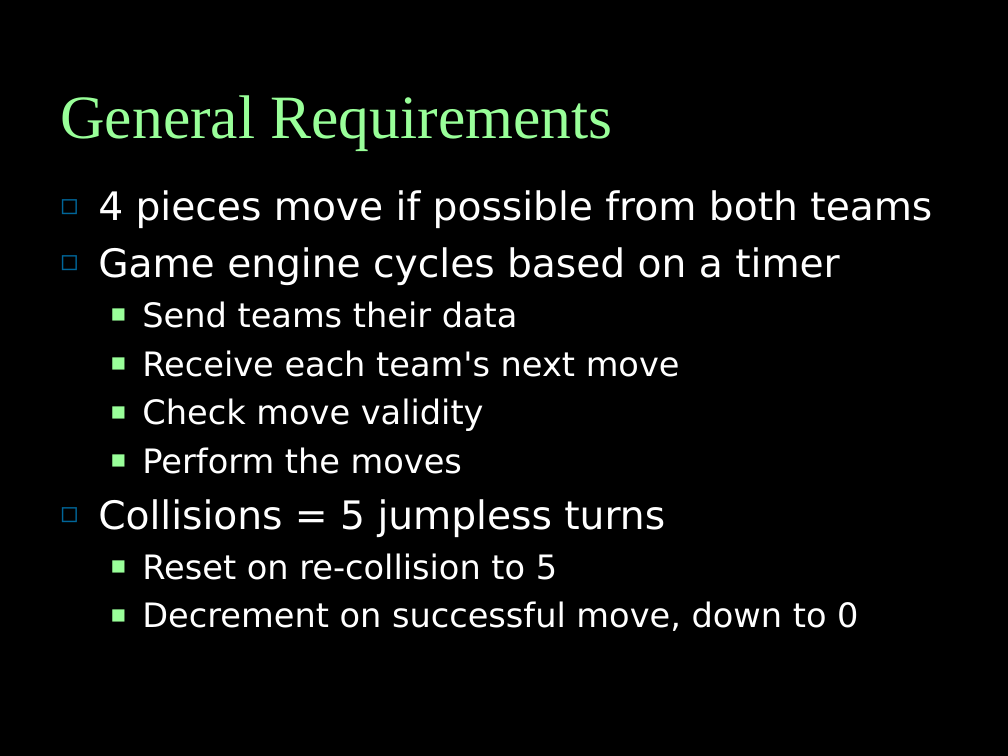
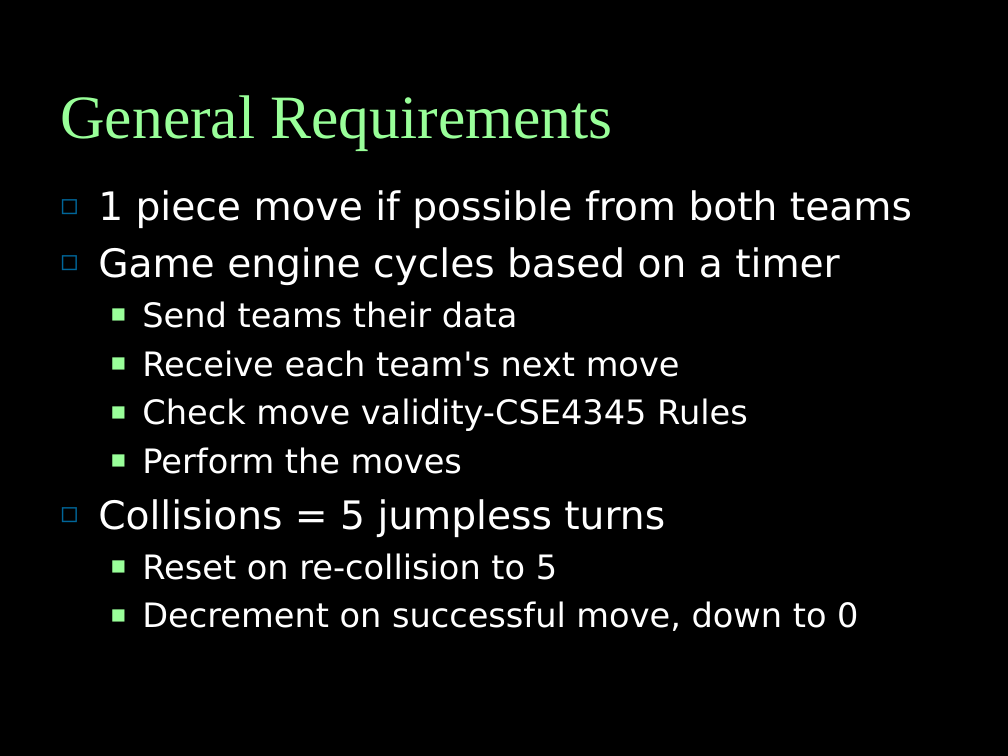
Before and after one commit to vipulkohli/JHalma, a slide deck: slide 2 of JHalmaPres.ppt. Drawn at 1008x756 pixels with LibreOffice and Linux fonts; fonts in the diff are those of the drawing. Boxes give left, top, right and bottom in pixels: in the first picture for what was removed or moved away, otherwise in the second. Text is boxed around its words. In the diff, an @@ line names an element or a change of style, - is before the commit and + after.

Commit message:
1 piece at a time

```diff
--- a/JHalmaPres.ppt
+++ b/JHalmaPres.ppt
@@ text at (x1=98, y1=190, x2=912, y2=228): text changed @@
-◻ 4 pieces move if possible from both teams
+◻ 1 piece move if possible from both teams
@@ text at (x1=142, y1=398, x2=748, y2=431): text changed @@
-  ■ Check move validity
+  ■ Check move validity-CSE4345 Rules
```
Also in this commit, not shown: 11 other files.
